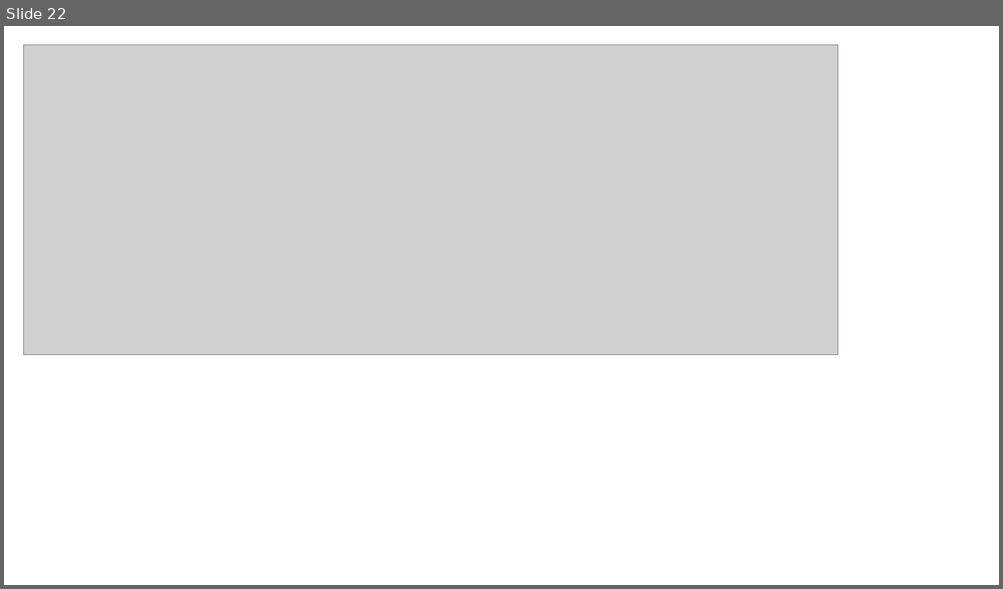
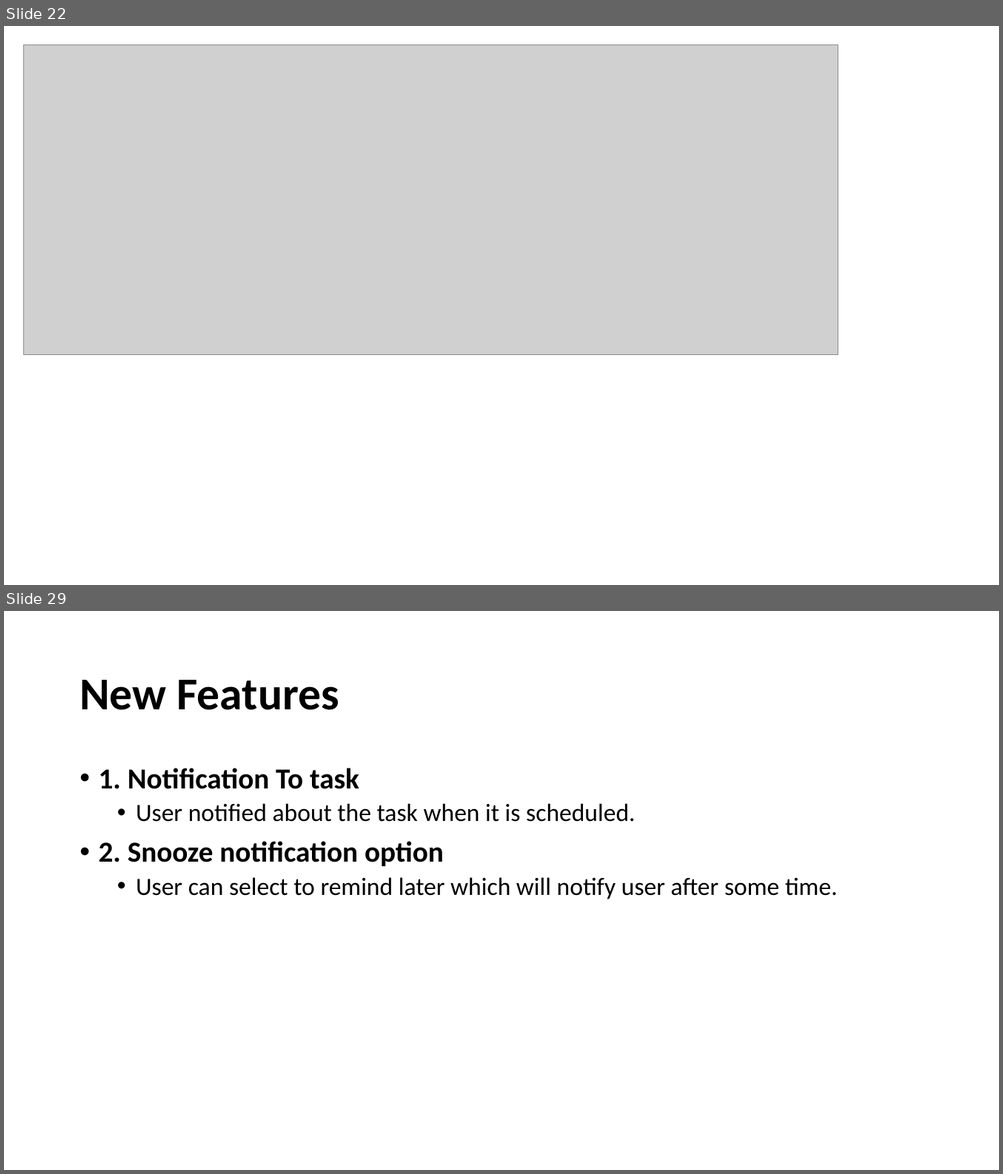
Before and after one commit to KapilbhaiGohil/PersonalAssistantChatBot, a slide deck: Personal Assistant Chatbot.pptx. Shown one above the other, each under a label of ours: slide 22 before the commit, slides 22 and 29 after it; the slides between them are not shown. The pictures are 1003x589 and 1003x1174 pixels, drawn with LibreOffice and Linux fonts; fonts in the diff are those of the drawing; grey boxes stand for pictures. Boxes give left, top, right and bottom in pixels: in the first picture for what was removed or moved away, otherwise in the second. Text is boxed around its words. In the diff, an @@ line names an element or a change of style, - is before the commit and + after.

```diff
--- a/Personal Assistant Chatbot.pptx
+++ b/Personal Assistant Chatbot.pptx
@@ slide 29 added at (4,611,999,1170), background #FFFFFF @@
@@ title added at (79,680,339,710), 44 pt, text #000000, bold @@
+New Features
@@ text added at (99,768,837,900), 24 pt, text #000000 @@
+• 1. Notification To task
+  • User notified about the task when it is scheduled.
+• 2. Snooze notification option
+  • User can select to remind later which will notify user after some time.
```
Also in this commit, not shown: 7 slides changed, 8 other slides added.
